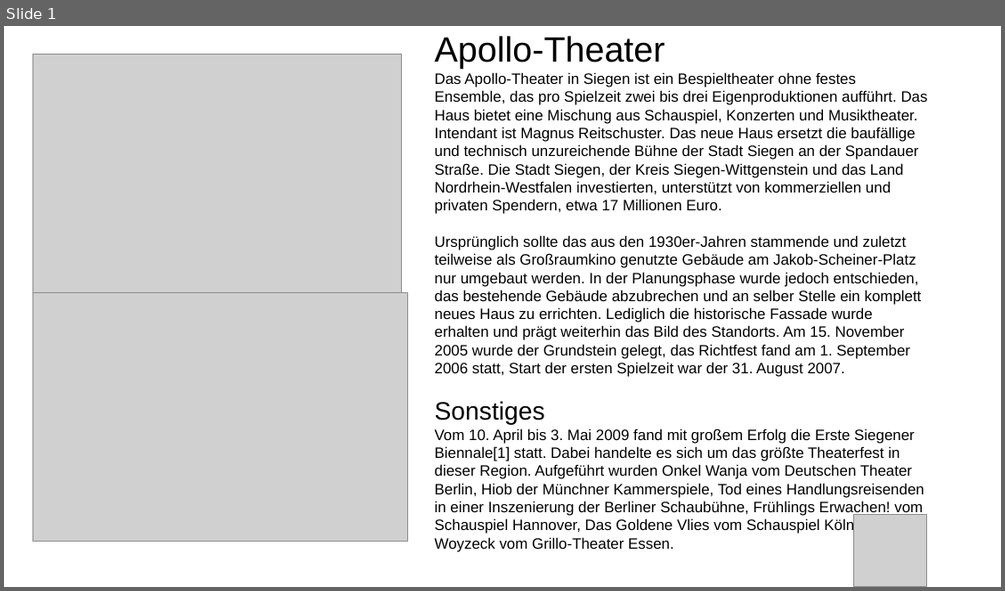
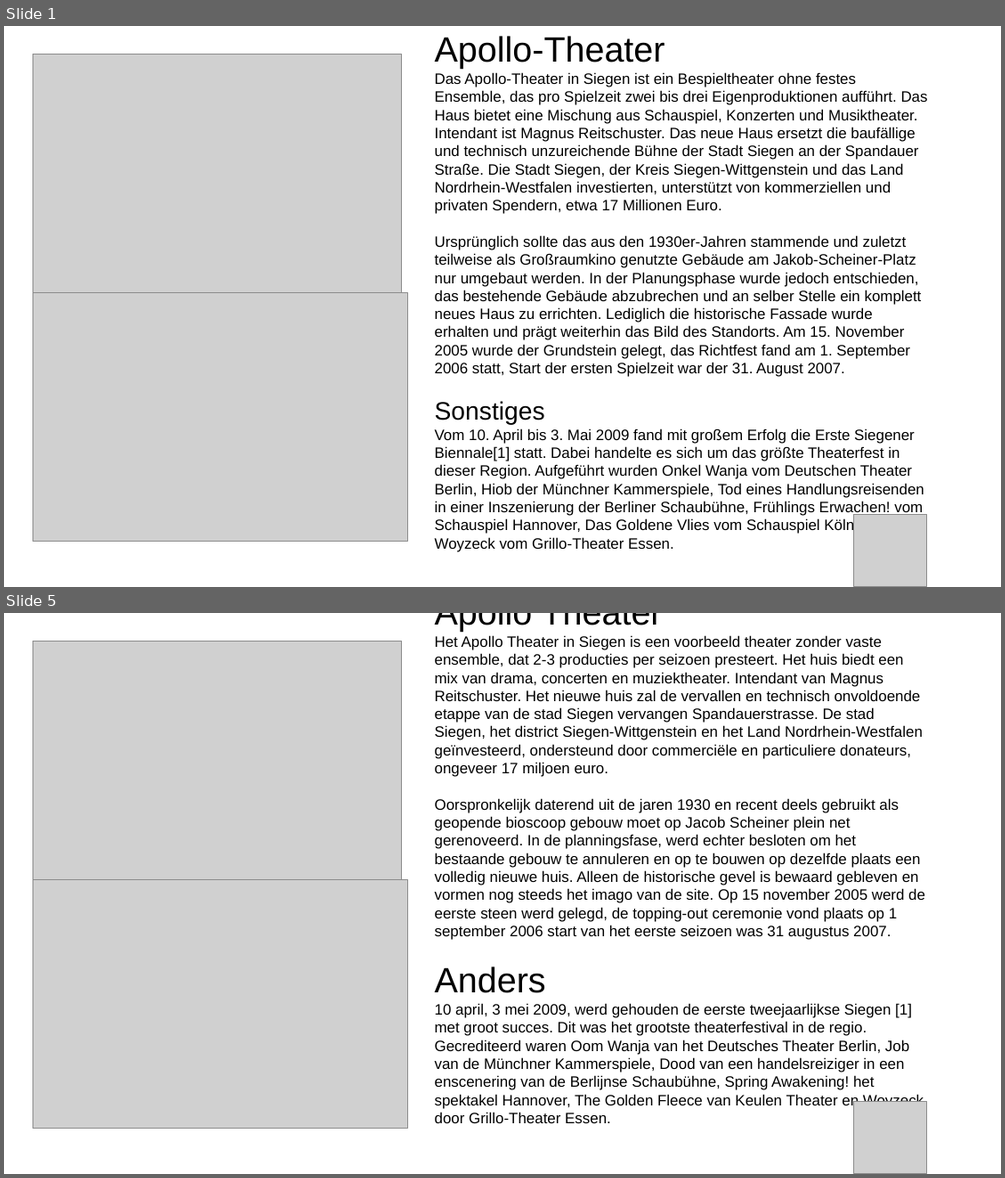
Before and after one commit to FabLabSiegen/zeitraum, a slide deck: Presentation/testpräsentation.odp. Shown one above the other, each under a label of ours: slide 1 before the commit, slides 1 and 5 after it; the slides between them are not shown. The pictures are 1005x591 and 1005x1178 pixels, drawn with LibreOffice and Linux fonts; fonts in the diff are those of the drawing; grey boxes stand for pictures. Boxes give left, top, right and bottom in pixels: in the first picture for what was removed or moved away, otherwise in the second. Text is boxed around its words. In the diff, an @@ line names an element or a change of style, - is before the commit and + after.

```diff
--- a/Presentation/testpräsentation.odp
+++ b/Presentation/testpräsentation.odp
@@ slide 5 added at bbox=[4, 613, 1001, 1174], background #FFFFFF @@
@@ title added at bbox=[435, 613, 925, 1123], 12 pt, text #000000 @@
+Apollo Theater
+Het Apollo Theater in Siegen is een voorbeeld theater zonder vaste ensemble, dat 2-3 producties per seizoen presteert. Het huis biedt een mix van drama, concerten en muziektheater. Intendant van Magnus Reitschuster. Het nieuwe huis zal de vervallen en technisch onvoldoende etappe van de stad Siegen vervangen Spandauerstrasse. De stad Siegen, het district Siegen-Wittgenstein en het Land Nordrhein-Westfalen geïnvesteerd, ondersteund door commerciële en particuliere donateurs, ongeveer 17 miljoen euro.
+Oorspronkelijk daterend uit de jaren 1930 en recent deels gebruikt als geopende bioscoop gebouw moet op Jacob Scheiner plein net gerenoveerd. In de planningsfase, werd echter besloten om het bestaande gebouw te annuleren en op te bouwen op dezelfde plaats een volledig nieuwe huis. Alleen de historische gevel is bewaard gebleven en vormen nog steeds het imago van de site. Op 15 november 2005 werd de eerste steen werd gelegd, de topping-out ceremonie vond plaats op 1 september 2006 start van het eerste seizoen was 31 augustus 2007.
+Anders
+10 april, 3 mei 2009, werd gehouden de eerste tweejaarlijkse Siegen [1] met groot succes. Dit was het grootste theaterfestival in de regio. Gecrediteerd waren Oom Wanja van het Deutsches Theater Berlin, Job van de Münchner Kammerspiele, Dood van een handelsreiziger in een enscenering van de Berlijnse Schaubühne, Spring Awakening! het spektakel Hannover, The Golden Fleece van Keulen Theater en Woyzeck door Grillo-Theater Essen.
@@ picture added at bbox=[33, 641, 402, 879] @@
@@ picture added at bbox=[33, 879, 407, 1128] @@
@@ picture added at bbox=[854, 1102, 927, 1174] @@
```
Also in this commit, not shown: 3 other slides added, 4 slides removed, 1 other file.
